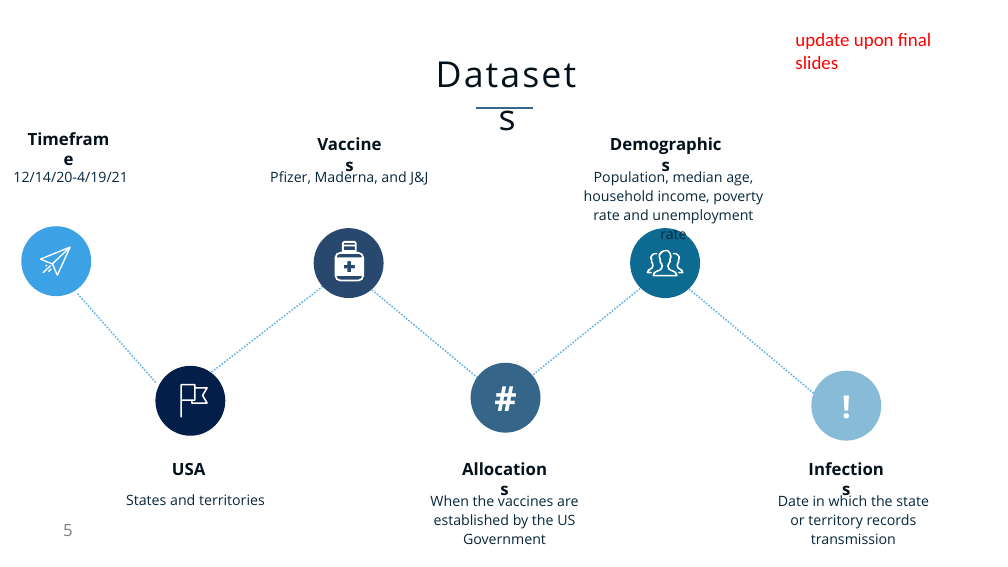
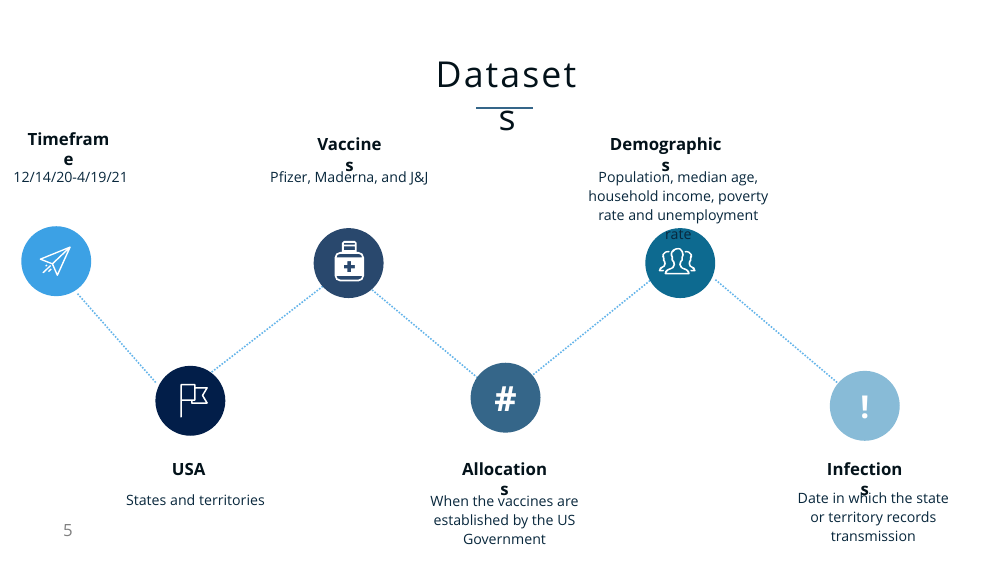
Before and after one commit to NicoleLund/covid_vaccine_availability, a slide deck: slide 5 of presentation/Project_one.pptx. Drawn at 1008x567 pixels with LibreOffice and Linux fonts; fonts in the diff are those of the drawing. Boxes give left, top, right and bottom in pixels: in the first picture for what was removed or moved away, otherwise in the second. Text is boxed around its words. In the diff, an @@ line names an element or a change of style, - is before the commit and + after.

```diff
--- a/presentation/Project_one.pptx
+++ b/presentation/Project_one.pptx
@@ text removed at box(795, 33, 931, 69) @@
-update upon final slides
@@ text "Population, median age, household income, ...": place and size @@
-text "Population, median age, household income, ..." at box(584, 168, 763, 224)
+text "Population, median age, household income, ..." at box(588, 168, 768, 224)
@@ ellipse: place and size @@
-ellipse at box(630, 228, 700, 298)
+ellipse at box(645, 228, 715, 298)
@@ freeform shape: place and size @@
-freeform shape at box(647, 250, 684, 276)
+freeform shape at box(659, 248, 696, 274)
@@ line moved from (816, 395) - (665, 269) to (837, 383) - (715, 280) @@
@@ ellipse "!": place and size @@
-ellipse "!" at box(811, 371, 881, 441)
+ellipse "!" at box(830, 371, 900, 441)
@@ text "Infections": place and size @@
-text "Infections" at box(803, 457, 890, 481)
+text "Infections" at box(822, 457, 909, 481)
@@ text "Date in which the state ...": place and size @@
-text "Date in which the state ..." at box(778, 493, 929, 544)
+text "Date in which the state ..." at box(798, 489, 949, 541)
```
Also in this commit, not shown: 5 other slides changed, 14 slides added, 1 slide removed, 1 other file.
